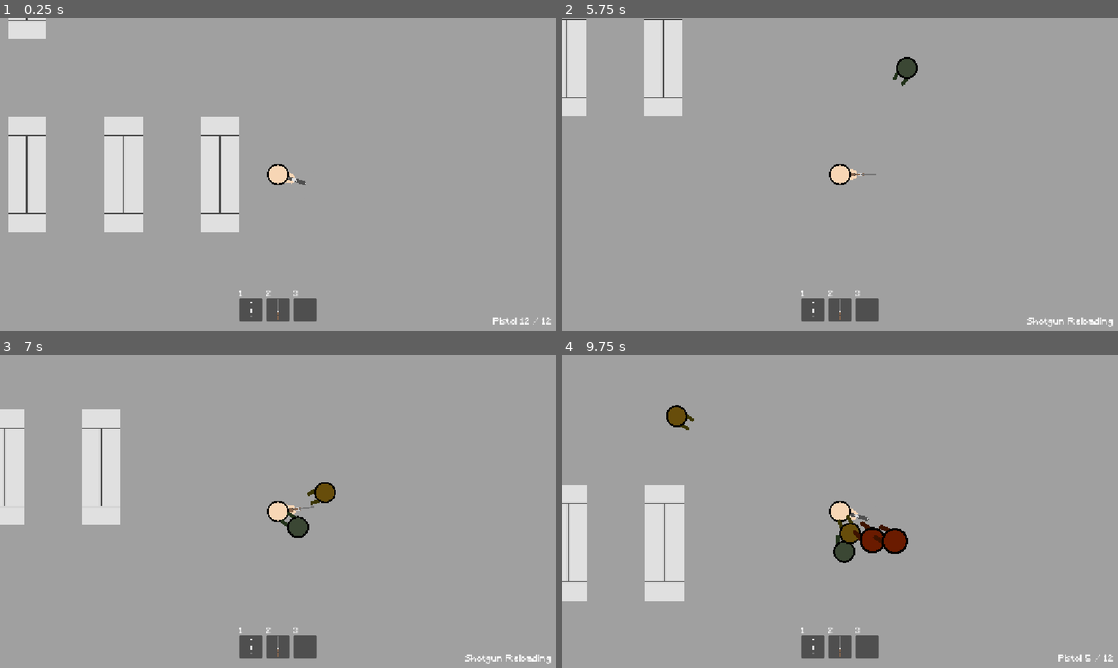
Above: before the commit, frames 1-4 (two rows, left to right).
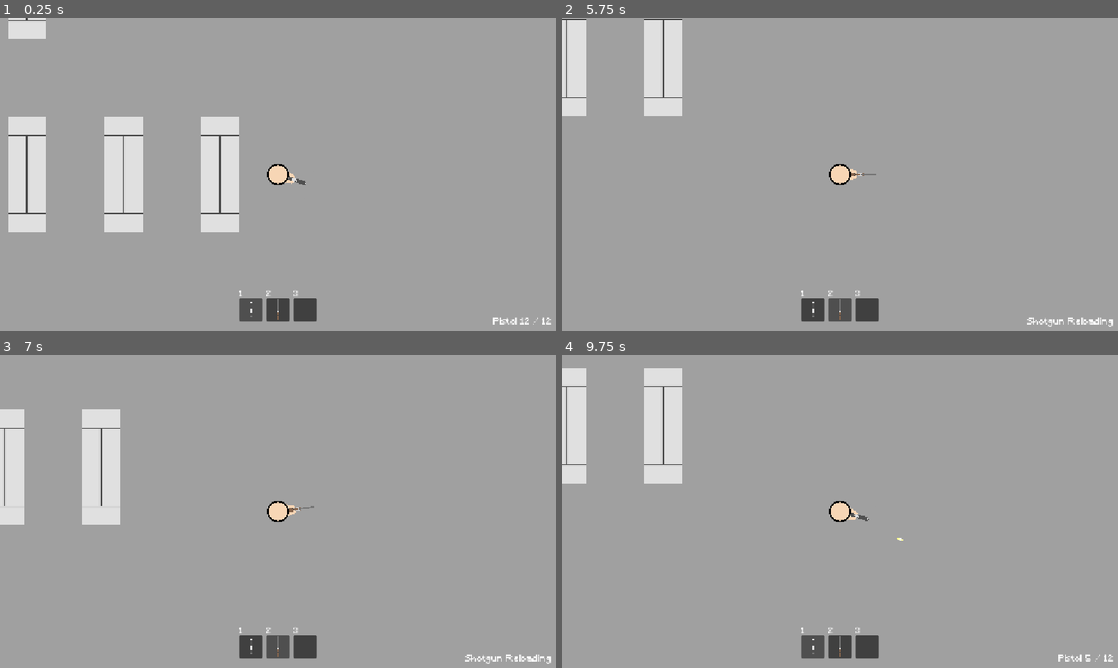
Above: after the commit, the same moments.

Repository: ArifD2286/Shamble-Chamber
Game: Godot game, scene res://game.tscn
Two runs of this game, one before a commit and one after it. Both use one fixed random seed, a clock stepped at 60 frames per second and the inputs below.
Inputs (mouse positions are in pixels of both pictures, inside the frame that each line leads up to):
- Up to frame 1 (0.25 s): no input
- Up to frame 2 (5.75 s): tap Enter at 0.5, 3.5 s; move the mouse to (962, 158) at 0.52 s; press the mouse at (962, 158) at 0.53 s; hold D (right) 0.53-1.25 s; tap Space at 0.77, 2, 3.77, 5 s; release the mouse at (962, 158) at 1.25 s; drag from (728, 190) to (1034, 143) at 1.27 s; move the mouse to (895, 105) at 2.02 s; hold D (right) 2.03-2.75 s; tap 2 (slot_2) at 2.1 s; drag from (812, 237) to (673, 127) at 2.77 s; move the mouse to (1006, 221) at 3.52 s; hold A (left) 3.53-4.25 s; tap Alt at 3.6 s; tap R (reload) at 4.15 s; drag from (673, 127) to (756, 96) at 4.27 s; move the mouse to (867, 174) at 5.02 s; hold S (down) from 5.03 s (still down); tap K at 5.1 s; click (867, 174) at 5.17 s
- Up to frame 3 (7 s): release S (down) at 5.75 s; drag from (194, 433) to (166, 527) at 5.77 s; move the mouse to (400, 495) at 6.52 s; hold W (up) from 6.53 s (still down); tap F at 6.6 s; tap Space at 6.77 s
- Up to frame 4 (9.75 s): release W (up) at 7.25 s; drag from (728, 527) to (812, 574) at 7.27 s; move the mouse to (895, 442) at 8.02 s; hold S (down) 8.03-8.75 s; tap 1 (slot_1) at 8.1 s; drag from (812, 574) to (673, 464) at 8.77 s; move the mouse to (1006, 558) at 9.52 s; hold W (up) from 9.53 s (still down); tap 3 (slot_3) at 9.6 s; click (1006, 558) at 9.67 s

The runs differ from the first frame. In frame 2, 0.2% of the frame differs, in the area x 59-64%, y 12-22%; in frame 3, 0.5%; in frame 4, 9.6%, in the area x 0-63%, y 4-79%.

Commit message:
Update 4.3
Changes:
- Added a variation of shelf textures
- Added damage display mechanic for zombies

Diff:
--- /dev/null
+++ b/shamble-chamber/damage_number.gd
@@ -0,0 +1,23 @@
+extends Label
+
+# Notes/revision:
+# do i even need this? ;_;
+# yes i do
+# [ create_tween() ] creates a smooth change in property from one value to another
+# [ tween_property(node, property, end value, seconds) ] is one animation
+
+
+func _ready() -> void:
+	add_theme_color_override("font_color", Color.RED)
+	add_theme_color_override("font_outline_color", Color.hex(454545))
+	add_theme_constant_override("outline_size", 4)
+	add_theme_font_size_override("font_size", 20)
+	modulate.a = 0.0
+	var tween := create_tween().set_parallel(true)
+	# [ "modulate:a" ] means only the opacity (a = alpha) modulate
+	tween.tween_property(self, "modulate:a", 1.0, 0.1)
+	tween.tween_property(self, "modulate:a", 0.0, 0.7).set_delay(0.3)
+	# [ .as_relative() ] treats -40.0 as 40 pixels up from where it is initially.
+	tween.tween_property(self, "position:y", -40.0, 1.0).as_relative()
+	# line below just deletes the the label when animation is finished
+	tween.finished.connect(queue_free)
--- /dev/null
+++ b/shamble-chamber/damage_number.tscn
@@ -0,0 +1,12 @@
+[gd_scene format=3 uid="uid://si5gjoa0hofv"]
+
+[ext_resource type="FontFile" uid="uid://b5121ty6npeys" path="res://assets/Minecraft.ttf" id="1_6f2ja"]
+[ext_resource type="Script" uid="uid://22umvqet7vth" path="res://damage_number.gd" id="1_jany0"]
+
+[node name="Label" type="Label" unique_id=536152988]
+texture_filter = 1
+offset_right = 40.0
+offset_bottom = 23.0
+theme_override_fonts/font = ExtResource("1_6f2ja")
+text = "0"
+script = ExtResource("1_jany0")
--- a/shamble-chamber/game.tscn
+++ b/shamble-chamber/game.tscn
@@ -239,7 +239,7 @@
 position = Vector2(-733, 673)
 
 [node name="SpawnP4" type="Marker2D" parent="SpawnPoints" unique_id=651619107]
-position = Vector2(320, 0)
+position = Vector2(803, -743)
 
 [node name="Timer" type="Timer" parent="." unique_id=245813835]
 wait_time = 4.0
--- a/shamble-chamber/hotbar.gd
+++ b/shamble-chamber/hotbar.gd
@@ -16,4 +16,4 @@
 		else:
 			icon.texture = null
 		# [ self_modulate ] only tints that one node
-		slot.self_modulate = Color.WHITE if i == selected else Color(1, 1, 1)
+		slot.self_modulate = Color.WHITE if i == selected else Color(0.01,0.01,0.01)
--- a/shamble-chamber/zombie.gd
+++ b/shamble-chamber/zombie.gd
@@ -12,6 +12,7 @@
 var player: Node2D
 var health: int
 var speed: float
+const damage_number = preload("res://damage_number.tscn")
 
 func _ready() -> void:
 	player = get_tree().get_first_node_in_group("player")
@@ -35,5 +36,9 @@
 
 func take_damage(amount: int) -> void:
 	health -= amount
+	var num := damage_number.instantiate()
+	num.text = str(amount)
+	get_tree().current_scene.add_child(num)
+	num.global_position = global_position + Vector2(randf_range(-20, 20), -30)
 	if health <= 0:
 		queue_free()
Binary file added: shamble-chamber/assets/Shelf_items.png
Not shown, added: shamble-chamber/assets/Shelf_items.png.import
Binary file added: shamble-chamber/assets/Shelf_items2.png
Not shown, added: shamble-chamber/assets/Shelf_items2.png.import
Not shown, added: shamble-chamber/damage_number.gd.uid
